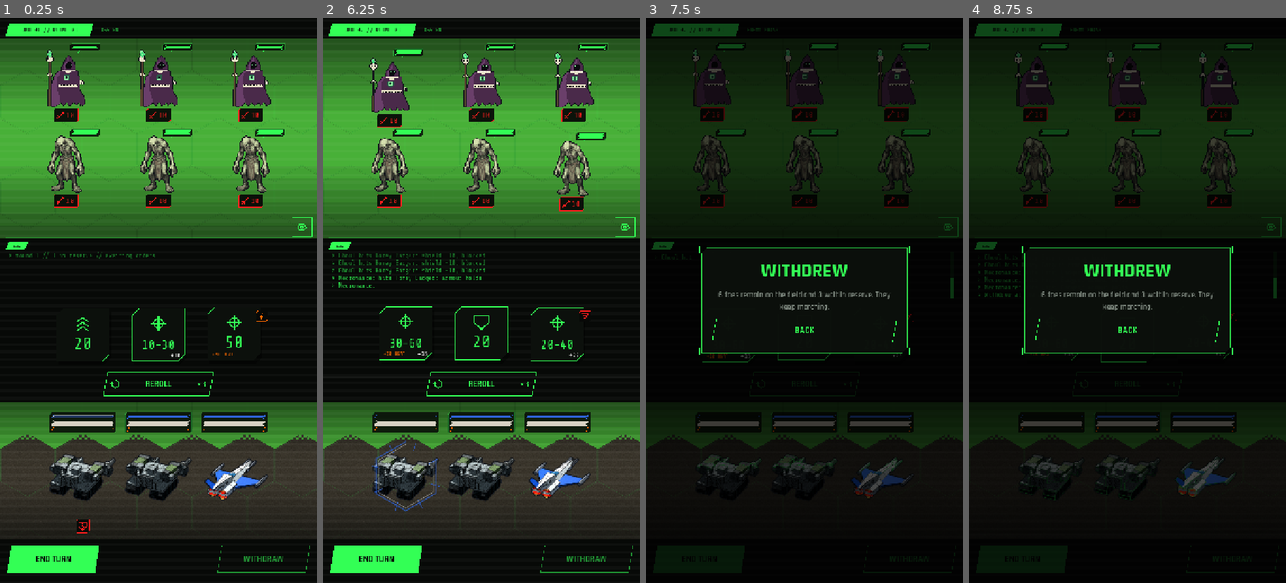
Above: before the commit, frames 1-4 (left to right).
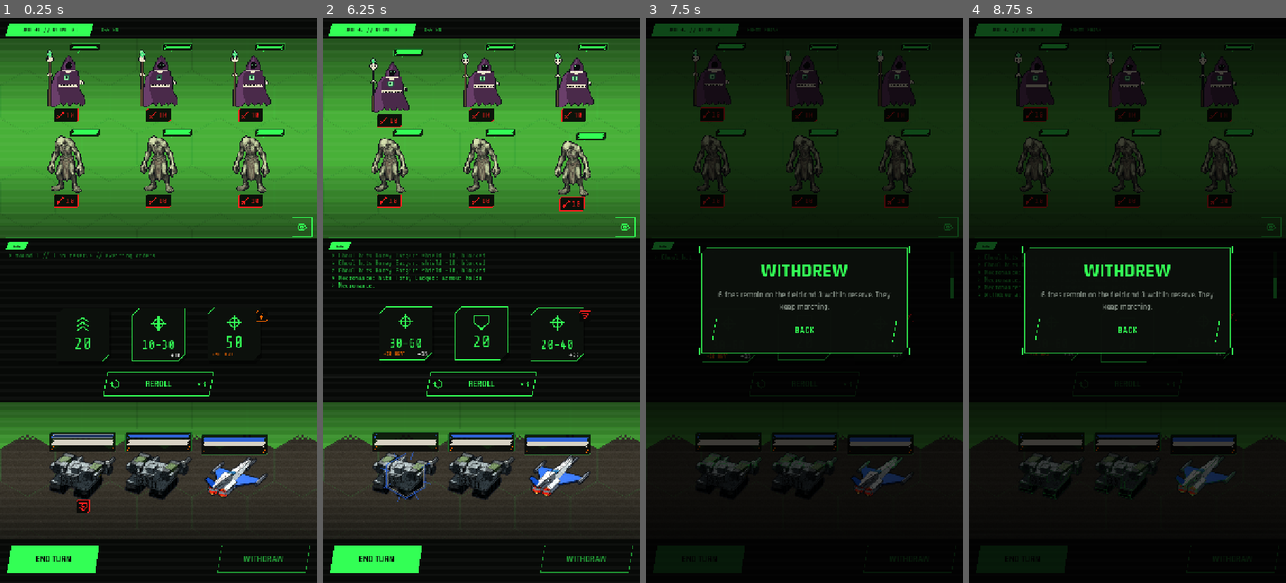
Above: after the commit, the same moments.

Repository: ryanjdmartin/riftgate
Game: Godot game, scene res://game/skirmish/skirmish_screen.tscn
The game is run twice, just before and just after one commit, with the same random seed, the same clock (stepped at 60 frames per second) and the same inputs. This scene is started directly instead of the project's main scene.
Inputs (mouse positions are in pixels of both pictures, inside the frame that each line leads up to):
- Up to frame 1 (0.25 s): no input
- Up to frame 2 (6.25 s): click (624, 227) at 0.5 s; click "REROLL" at 1.25 s; click "END TURN" at 2 s; click "WITHDRAW" at 2.75 s; click (624, 227) at 3.5 s; click "REROLL" at 4.25 s; click "END TURN" at 5 s; click "YES" at 5.75 s
- Up to frame 3 (7.5 s): click "WITHDRAW" at 6.5 s; click "YES" at 7.25 s
- Up to frame 4 (8.75 s): click (1270, 227) at 8 s

The runs differ from the first frame. In frame 1, 6.2% of the frame differs, in the area x 15-85%, y 69-92%; in frame 2, 6.6%, in the area x 15-85%, y 21-88%; in frame 3, 4.0%; in frame 4, 4.0%.

Commit message:
Skirmish: hold readouts open above; the die codex gone, its hold shows every entry with what applies; no light silhouette on the mechs; bare ground bands on bigger hexes; the codex grid is maxima and rates on both screens; the 3D model turns about its bounds' centre
Co-Authored-By: Claude Fable 5.1 <noreply@anthropic.com>

Diff:
--- a/game/skirmish/skirmish_screen.gd
+++ b/game/skirmish/skirmish_screen.gd
@@ -301,15 +301,15 @@
 				view.sway_yaw = 0.04
 			view.sway_phase = i * 2.1
 			view.strip_silhouette()   # no light outline in the skirmish (Ryan, 22 September); the trace and its scan glow stay
+			# Hug the model by its framed bounds, never the render read back. The view frames
+			# its camera on ready, so the bounds are taken then: connected before add_child,
+			# because when the screen is already in the tree ready fires inside it.
+			view.ready.connect(func() -> void:
+				v.used_override = view.model_rect()
+				v.queue_redraw())
 			add_child(view)
 			_mech_3d[i] = view
 			v.sprite = view.texture
-			# Hug the model by its framed bounds, never the render read back. The view frames
-			# its camera on ready, so the bounds are taken then (the screen is built before
-			# it enters the tree on the harness path; the mech views are ready with it).
-			view.ready.connect(func() -> void:
-				v.used_override = view.model_rect()
-				v.queue_redraw())
 			if look == "clean":
 				v.texture_filter = CanvasItem.TEXTURE_FILTER_LINEAR
 		_place(v, Vector2(cx - MECH_SIZE.x * 0.5, MECH_Y), MECH_SIZE)
Not shown, changed: docs/status.md
